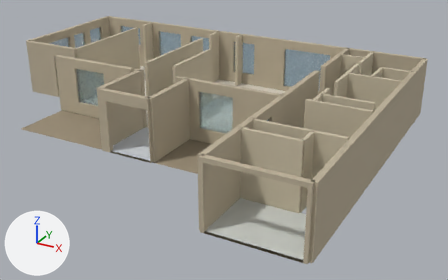
What one commit did to the glTF model apps/house/exports/fordham4684-mainfloor.glb.
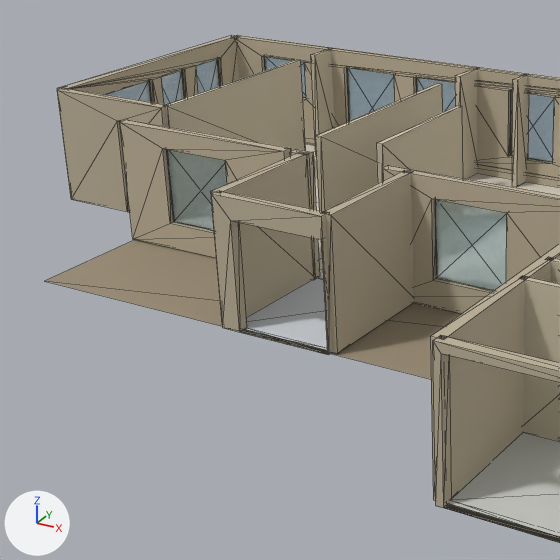
Each version is shown whole from a 50 mm camera at (21.47, -26.12, 9.76) aimed at (10.39, -5.99, -0.31), then close up on the part from 0% to 57% of the width and 0% to 92% of the height. Arrows for +X, +Y and +Z are at lower left; the lights stay in place. The older version's two pictures come first. The close-ups show mesh edges as thin lines. Where no turn or scale is listed for an object, it has been applied to the vertices. Vertices at exactly the same position are counted once.
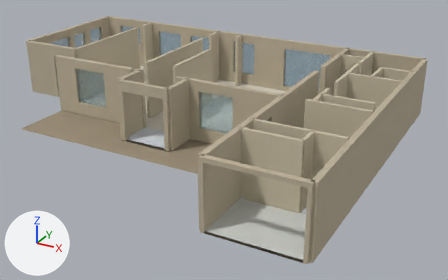
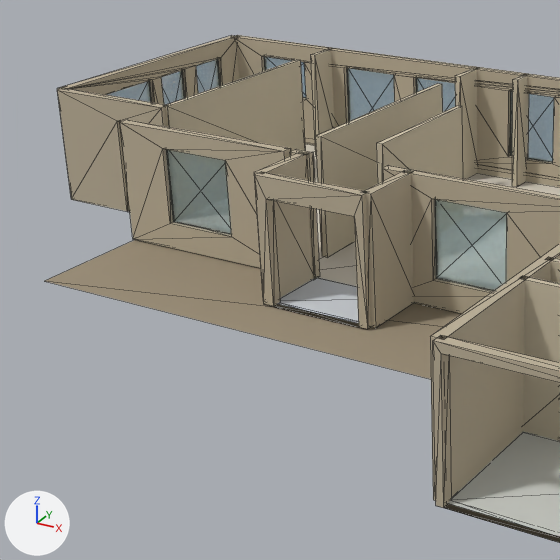
Where the newer file only moved an object's origin or applied its transform, the numbers keep the older frame.

What the commit changed:
me_mesh_8 is used by ob_mesh_8; location (7.19, -7.06, 0.0).
me_mesh_8 had 8 vertices, 12 faces and spanned x -0.1..0.1, y -2.51..0.0, z 0.0..2.44.
me_mesh_8 now has 8 vertices, 12 faces and spans x -0.1..0.1, y -1.36..0.0, z 0.0..2.44.
me_mesh_8 part 1: the whole mesh is scaled about the mesh origin by (1, 0.539, 1).
me_mesh_9 is used by ob_mesh_9; location (9.42, -7.06, 0.0).
me_mesh_9 had 8 vertices, 12 faces and spanned x -0.1..0.1, y -2.51..0.0, z 0.0..2.44.
me_mesh_9 now has 8 vertices, 12 faces and spans x -0.1..0.1, y -1.36..0.0, z 0.0..2.44.
me_mesh_9 part 2: the whole mesh is scaled about the mesh origin by (1, 0.539, 1).
me_mesh_10 has 16 vertices, 28 faces and spans x 0.0..2.23, y -0.1..0.1, z 0.0..2.44.
me_mesh_10 is used by ob_mesh_10; location (7.19, -9.57, 0.0).
Before the commit, vertices of me_mesh_10: 0 (0.37, 0.1, 2.03), 1 (0.37, 0.1, 0.0) at pixel (246, 327), 4 (2.19, 0.1, 0.0), 5 (2.19, 0.1, 2.03), 9 (0.37, -0.1, 0.0) at pixel (239, 332).
Before the commit, vertices of me_mesh_10: 10 (0.37, -0.1, 2.03) at pixel (230, 220), 11 (2.19, -0.1, 2.03) at pixel (321, 239), 12 (2.19, -0.1, 0.0) at pixel (327, 354).
Part 3, on me_mesh_10:
Vertices 0, 1, 4, 5, 9 to 12 of me_mesh_10 move by (-0.15, 0.0, 0.0).
me_mesh_47 is used by ob_mesh_47; location (8.31, -8.31, 0.02).
me_mesh_47 had 4 vertices, 2 faces and spanned x -1.11..1.11, y -1.26..1.26, z 0.0.
me_mesh_47 now has 4 vertices, 2 faces and spans x -1.11..1.11, y -0.1..1.26, z 0.0.
Part 4, on me_mesh_47:
Vertex 2 of me_mesh_47 moves from (-1.11, -1.26, 0.0) to (-1.11, -0.1, 0.0).
Vertex 3 of me_mesh_47 moves from (1.11, -1.26, 0.0) at pixel (332, 351) to (1.11, -0.1, 0.0) at pixel (370, 326).
Object 'Mesh_10' (ob_mesh_10) moves from (7.19, -9.57, 0.0) to (7.19, -8.41, 0.0).

Boxes [x1, y1, x2, y2] around the edits, measured in the close-ups (560 x 560 px; the box of a moved part takes in the faces that stretch with it):
'Mesh_10', reshaped, moved: before [211, 191, 332, 355]; after [255, 172, 371, 329]
'Mesh_9', moved, rescaled (43% narrower, 14% shorter): before [323, 170, 414, 354]; after [363, 170, 414, 328]
'Mesh_8', moved, rescaled (42% narrower, 14% shorter): before [210, 152, 313, 325]; after [254, 152, 313, 301]
'Mesh_47', reshaped: before [244, 278, 327, 350]; after [277, 278, 359, 323]
part 3 of me_mesh_10, moved or reshaped: before [211, 194, 329, 355]; after [255, 175, 368, 329]
'Mesh_36', unchanged, uncovered by the edit: before [318, 173, 560, 279]; after [318, 173, 560, 286]
